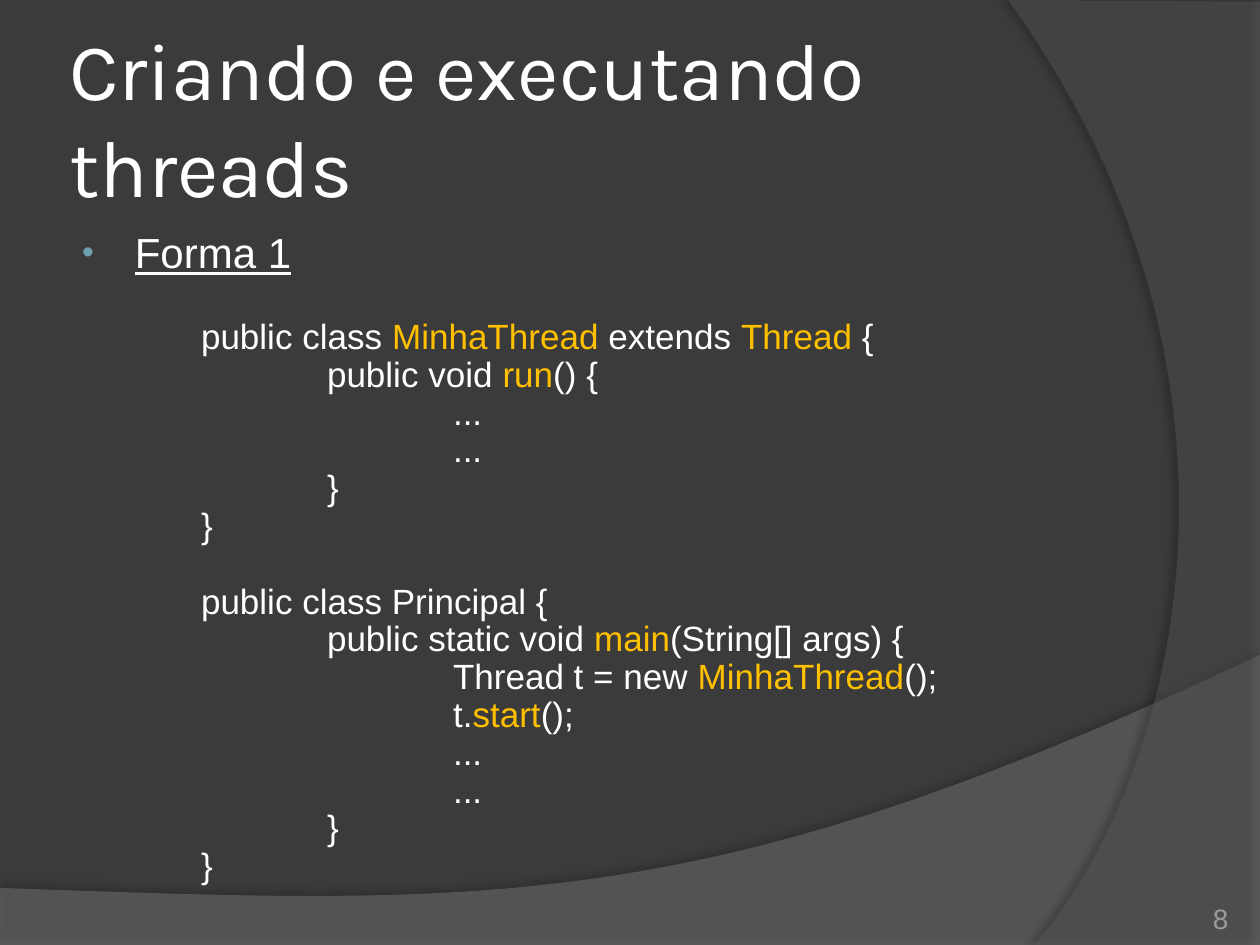
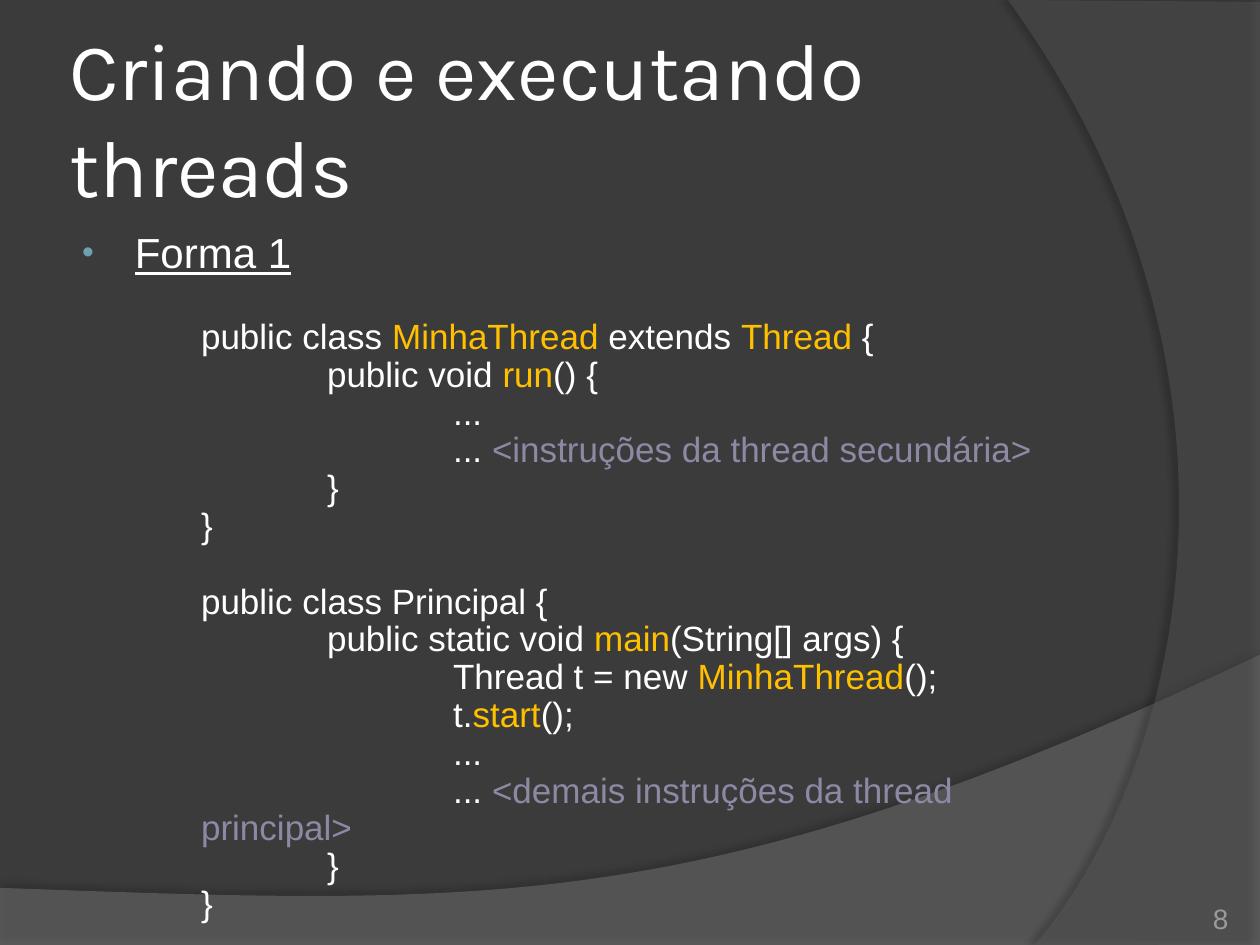
Before and after one commit to duchesqui/slzvieira-training, a slide deck: slide 8 of 2-Java-Programmer-Modulo-II/14.Capitulo08.pptx. Drawn at 1260x945 pixels with LibreOffice and Linux fonts; fonts in the diff are those of the drawing. Boxes give left, top, right and bottom in pixels: in the first picture for what was removed or moved away, otherwise in the second. Text is boxed around its words. In the diff, an @@ line names an element or a change of style, - is before the commit and + after.

```diff
--- a/2-Java-Programmer-Modulo-II/14.Capitulo08.pptx
+++ b/2-Java-Programmer-Modulo-II/14.Capitulo08.pptx
@@ text at (x1=492, y1=436, x2=1032, y2=469): text changed; text colour #FFFFFF to #8D89A4 @@
-...
+... <instruções da thread secundária>
@@ text at (x1=201, y1=778, x2=952, y2=847): text changed; text colour #FFFFFF to #8D89A4 @@
-...
+... <demais instruções da thread principal>
```
Also in this commit, not shown: 10 other slides changed, 12 slides added, 7 slides removed, 1 other file.
